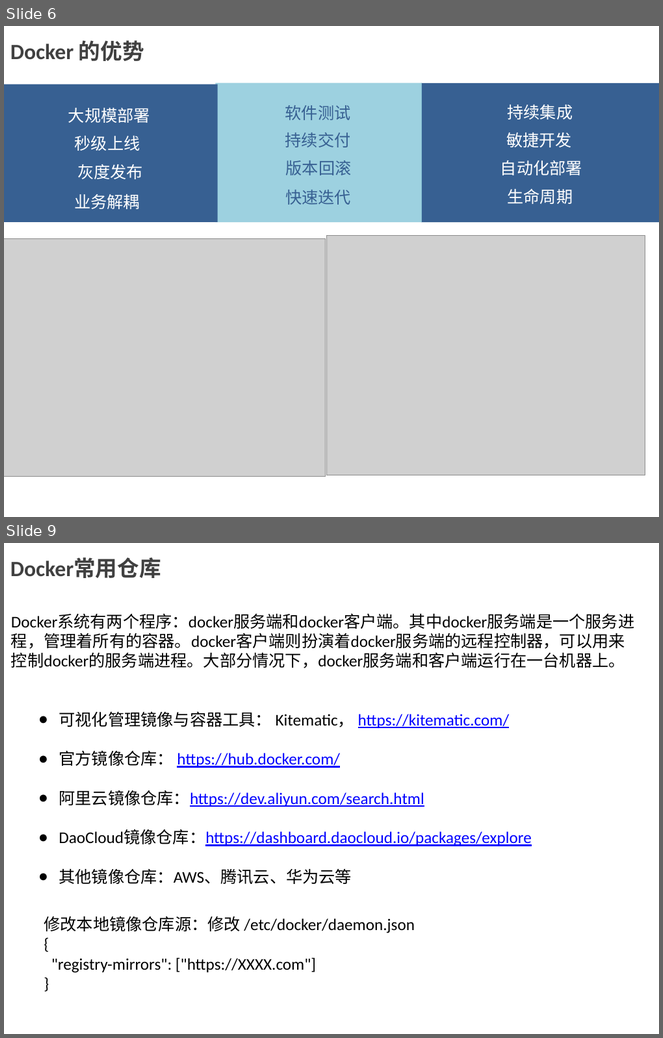
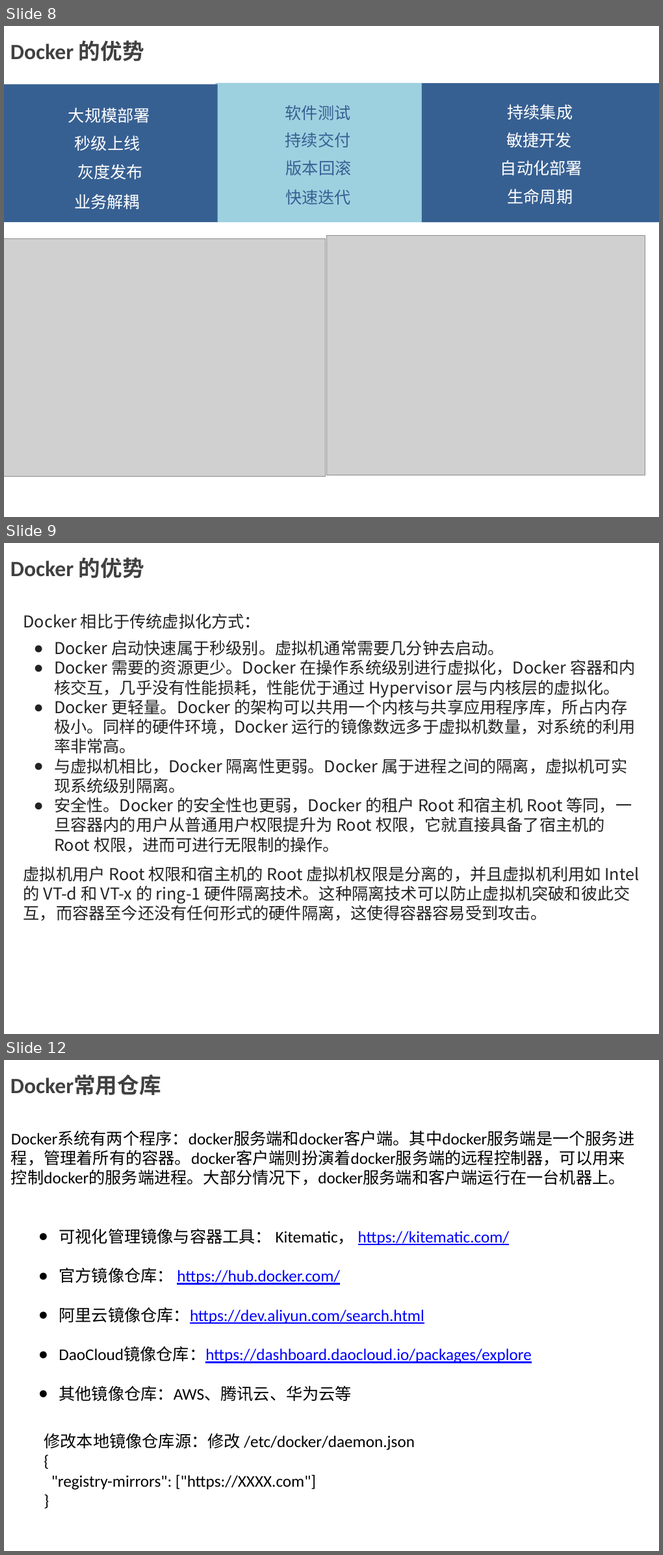
Before and after one commit to thumb0422/StudyNotes, a slide deck: Docker讲解.pptx. Shown one above the other, each under a label of ours: slides 6 and 9 before the commit, slides 8, 9 and 12 after it; the slides between them are not shown. The pictures are 663x1038 and 663x1555 pixels, drawn with LibreOffice and Linux fonts; fonts in the diff are those of the drawing; grey boxes stand for pictures; background and template pictures are left out. Boxes give left, top, right and bottom in pixels: in the first picture for what was removed or moved away, otherwise in the second. Text is boxed around its words. In the diff, an @@ line names an element or a change of style, - is before the commit and + after.

```diff
--- a/Docker讲解.pptx
+++ b/Docker讲解.pptx
@@ slide 9 added at <box>4,543,659,1034</box>, background picture (left out) @@
@@ text added at <box>10,557,144,578</box>, 24 pt, text #404040, bold @@
+Docker 的优势
@@ text added at <box>24,614,261,629</box>, 18 pt, text #222222 @@
+Docker 相比于传统虚拟化方式：
@@ text added at <box>54,640,636,853</box>, 18 pt, text #222222 @@
+● Docker 启动快速属于秒级别。虚拟机通常需要几分钟去启动。
+● Docker 需要的资源更少。Docker 在操作系统级别进行虚拟化，Docker 容器和内核交互，几乎没有性能损耗，性能优于通过 Hypervisor 层与内核层的虚拟化。
+● Docker 更轻量。Docker 的架构可以共用一个内核与共享应用程序库，所占内存极小。同样的硬件环境，Docker 运行的镜像数远多于虚拟机数量，对系统的利用率非常高。
+● 与虚拟机相比，Docker 隔离性更弱。Docker 属于进程之间的隔离，虚拟机可实现系统级别隔离。
+● 安全性。Docker 的安全性也更弱，Docker 的租户 Root 和宿主机 Root 等同，一旦容器内的用户从普通用户权限提升为 Root 权限，它就直接具备了宿主机的 Root 权限，进而可进行无限制的操作。
@@ text added at <box>24,866,639,921</box>, 18 pt, text #222222 @@
+虚拟机用户 Root 权限和宿主机的 Root 虚拟机权限是分离的，并且虚拟机利用如 Intel 的 VT-d 和 VT-x 的 ring-1 硬件隔离技术。这种隔离技术可以防止虚拟机突破和彼此交互，而容器至今还没有任何形式的硬件隔离，这使得容器容易受到攻击。
@@ what was slide 6 is now slide 8 @@
@@ what was slide 9 is now slide 12 @@
```
Also in this commit, not shown: 2 slides changed, 4 other slides added, 2 slides removed.
